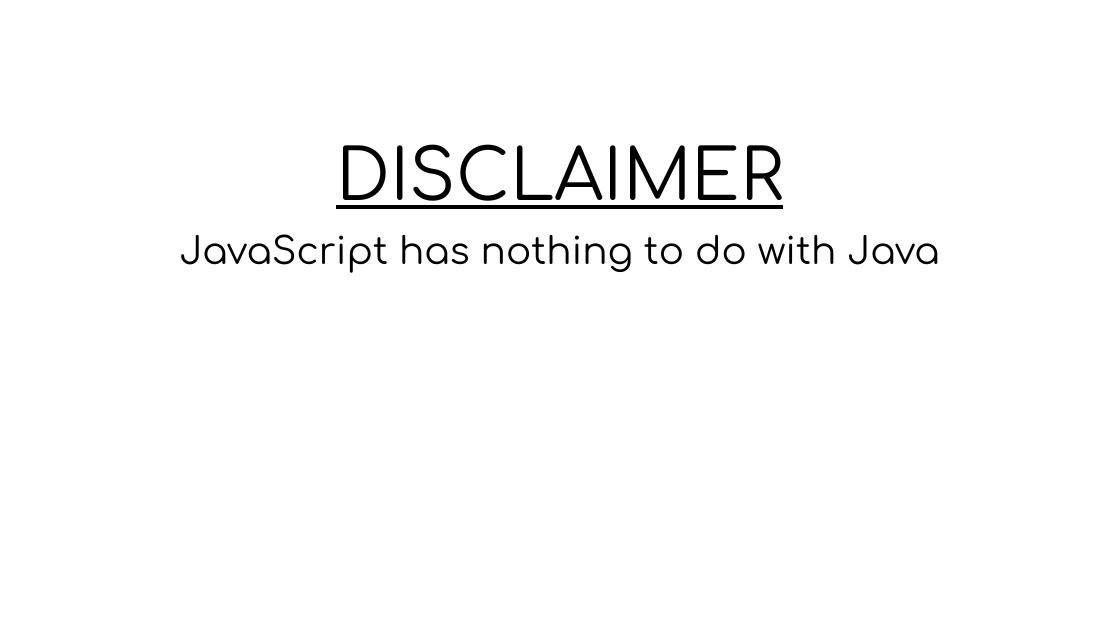
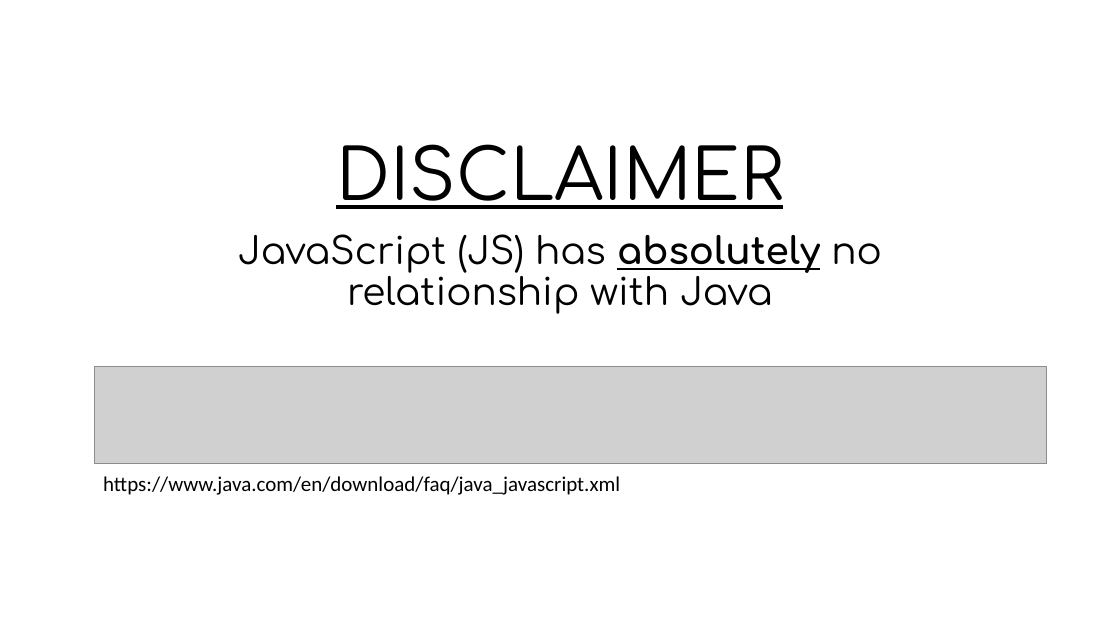
Before and after one commit to MiBioSoft2017/2017FallBootCamp, a slide deck: slide 2 of Javascript/JS Tutorial.pptx. Drawn at 1120x630 pixels with LibreOffice and Linux fonts; fonts in the diff are those of the drawing; grey boxes stand for pictures. Boxes give left, top, right and bottom in pixels: in the first picture for what was removed or moved away, otherwise in the second. Text is boxed around its words. In the diff, an @@ line names an element or a change of style, - is before the commit and + after.

```diff
--- a/Javascript/JS Tutorial.pptx
+++ b/Javascript/JS Tutorial.pptx
@@ subtitle at bbox=[238, 234, 882, 314]: text changed @@
-JavaScript has nothing to do with Java
+JavaScript (JS) has absolutely no relationship with Java
@@ picture added at bbox=[95, 367, 1046, 465] @@
@@ text added at bbox=[103, 476, 620, 495], 18 pt, text #000000 @@
+https://www.java.com/en/download/faq/java_javascript.xml
```
Also in this commit, not shown: 3 other slides changed, 13 slides added, 2 slides removed.
